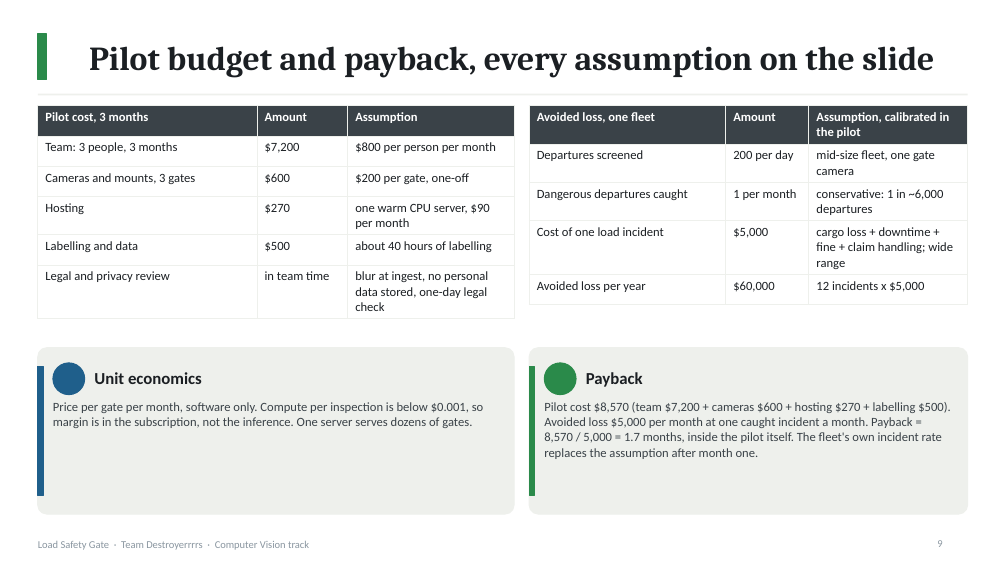
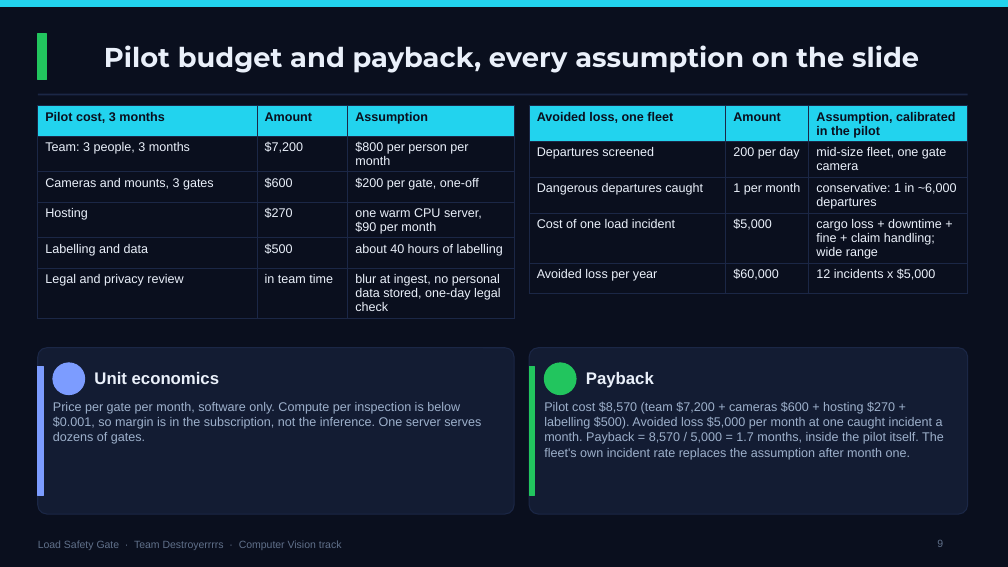
Before and after one commit to Winner-121/Destroyerrrrs_Final_Stage, a slide deck: slide 9 of deck/LoadSafetyGate_deck.pptx. Drawn at 1008x567 pixels with LibreOffice and Linux fonts; fonts in the diff are those of the drawing. Boxes give left, top, right and bottom in pixels: in the first picture for what was removed or moved away, otherwise in the second. Text is boxed around its words. In the diff, an @@ line names an element or a change of style, - is before the commit and + after.

```diff
--- a/deck/LoadSafetyGate_deck.pptx
+++ b/deck/LoadSafetyGate_deck.pptx
@@ background #FFFFFF to #0A0F1E @@
@@ rectangle added at box(0, 0, 1008, 7), fill #22D3EE, outline #22D3EE 1 pt @@
@@ title "Pilot budget and payback, every ..." at box(104, 45, 919, 73): size 32 to 26 pt, font Cambria to Montserrat, text colour #1B1F23 to #EAF0FA @@
@@ fill #2A8A4A to #22C55E; outline #2A8A4A 1 pt to #22C55E 1 pt in 3 elements at box(529, 367, 535, 495), box(544, 363, 576, 395), box(38, 34, 47, 79) @@
@@ table at box(38, 106, 514, 315) @@
@@ fill #3A4248 to #22D3EE in row 1 @@
@@ font Calibri to Arial @@
@@ text colour #FFFFFF to #0A0F1E in "Pilot cost, 3 months", "Amount", "Assumption" @@
@@ text colour #1B1F23 to #EAF0FA in "Team: 3 people, 3 months", "$7,200", "$800 per person per month", "Cameras and mounts, 3 gates" and 11 more places @@
@@ borders changed @@
@@ line (38, 95) - (968, 95): stroke #EEF0EC 1.5 pt to #1B2746 1.5 pt @@
@@ table at box(529, 106, 968, 285) @@
@@ fill #3A4248 to #22D3EE in row 1 @@
@@ font Calibri to Arial @@
@@ text colour #FFFFFF to #0A0F1E in "Avoided loss, one fleet", "Amount", "Assumption, calibrated in the pilot" @@
@@ text colour #1B1F23 to #EAF0FA in "Departures screened", "200 per day", "mid-size fleet, one gate camera", "Dangerous departures caught" and 8 more places @@
@@ borders changed @@
@@ rounded rectangle at box(38, 348, 514, 514): fill #EEF0EC to #131C33; outline #EEF0EC 1 pt to #1B2746 1 pt @@
@@ text "Unit economics" at box(94, 372, 220, 384): font Calibri to Arial, text colour #1B1F23 to #EAF0FA @@
@@ rounded rectangle at box(529, 348, 968, 514): fill #EEF0EC to #131C33; outline #EEF0EC 1 pt to #1B2746 1 pt @@
@@ text "Payback" at box(586, 372, 654, 388): font Calibri to Arial, text colour #1B1F23 to #EAF0FA @@
@@ rectangle at box(38, 367, 43, 495): fill #1F5F8B to #7C9CFF; outline #1F5F8B 1 pt to #7C9CFF 1 pt @@
@@ ellipse at box(53, 363, 85, 395): fill #1F5F8B to #7C9CFF; outline #1F5F8B 1 pt to #7C9CFF 1 pt @@
@@ text "Price per gate per month, ..." at box(53, 402, 481, 444): font Calibri to Arial, text colour #3A4248 to #9DB0CB @@
@@ text "Pilot cost $8,570 (team $7,200 ..." at box(544, 402, 944, 460): font Calibri to Arial, text colour #3A4248 to #9DB0CB @@
@@ text "Load Safety Gate · Team ..." at box(38, 540, 342, 550): font Calibri to Arial, text colour #8A96A0 to #60708A @@
@@ page number at box(937, 540, 943, 547): font Calibri to Arial, text colour #8A96A0 to #60708A @@
```
Also in this commit, not shown: 10 other slides changed, 2 other files.
